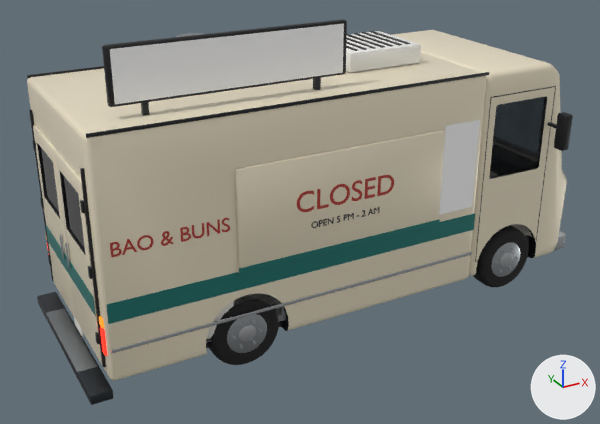
A saved change to the glTF model public/models/food-truck.glb.
Rendered twice from a 50 mm camera at (-4.82, -8.31, 5.31) aimed at (-0.32, -0.14, 1.22). Arrows for +X, +Y and +Z are at lower right; the lights stay in place. The older version comes first. Where no turn or scale is listed for an object, it has been applied to the vertices. Vertices at exactly the same position are counted once.

Objects in the first picture: 'body', 'cab', 'door_left', 'door_right', 'glass_cab_right', 'hatch', 'menu_board', 'rear', 'roof', 'roof_sign', 'wheel_fr', 'wheel_rr' and 2 more.
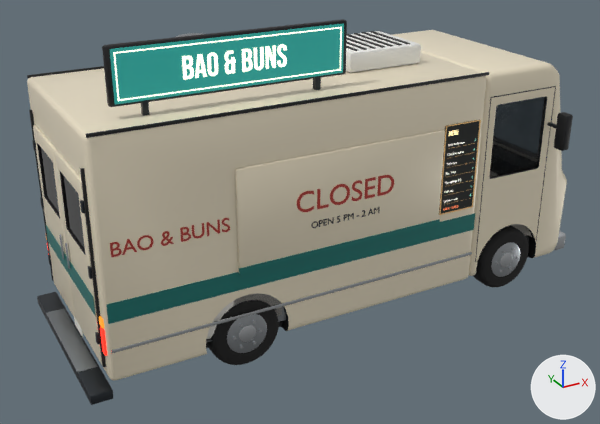
The change in detail:
Material 'sign_ink' (mat_sign_ink) is new.
Its base color is (1.0, 0.905, 0.716) (pale yellow #fff4dc).
Its roughness is 0.45.
Its emission color is (1.0, 0.905, 0.716) (pale yellow #fff4dc).
Its emission strength is 1.2.
Material 'sign_face' (mat_sign_face) is new.
Its base color is (0.0123, 0.195, 0.171) (dark cyan #1d7a73).
Its emission color is (0.0111, 0.175, 0.154) (dark cyan #1b746d).
Its emission strength is 1.0.
Material 'menu_note' (mat_menu_note) is new.
Its base color is (1.0, 0.254, 0.107) (orange #ff8a5c).
Its emission color is (0.85, 0.216, 0.091) (orange #ed8055).
Its emission strength is 1.0.
Material 'menu_title' (mat_menu_title) is new.
Its base color is (1.0, 0.815, 0.434) (beige #ffe9b0).
Its emission color is (1.0, 0.815, 0.434) (beige #ffe9b0).
Its emission strength is 1.0.
Material 'menu_gold' (mat_menu_gold) is new.
Its base color is (0.584, 0.371, 0.144) (orange #c9a46a).
Its metallic is 0.6.
Its roughness is 0.4.
Its emission color is (0.204, 0.13, 0.0504) (brown #7d653f).
Its emission strength is 1.0.
Material 'menu_ink' (mat_menu_ink) is new.
Its base color is (0.905, 0.871, 0.791) (white #f4f0e6).
Its emission color is (0.769, 0.741, 0.673) (light grey #e3dfd6).
Its emission strength is 1.0.
Material 'menu_face' (mat_menu_face) is new.
Its base color is (0.011, 0.0123, 0.0116) (black #1b1d1c).
Its roughness is 0.85.
Its emission color is (0.00329, 0.00369, 0.00348) (black #0b0c0b).
Its emission strength is 1.0.
Material 'menu_price' (mat_menu_price) is new.
Its base color is (0.205, 0.651, 0.527) (cyan #7dd3c0).
Its emission color is (0.174, 0.554, 0.448) (cyan #74c4b3).
Its emission strength is 1.0.
me_menu_board is used by ob_menu_board; location (0.0, 0.0, 0.0).
me_menu_board had 4 vertices, 2 faces and spanned x 0.97..1.47, y -1.206, z 1.32..2.42.
me_menu_board no longer uses material mat_sign (white #ffffff).
me_menu_board now has 3130 vertices, 6004 faces and spans x 0.97..1.47, y -1.218..-1.2, z 1.32..2.42.
me_menu_board part 1: 4 vertices removed from x 0.97..1.47, y -1.206, z 1.32..2.42; 3130 vertices added at x 0.97..1.47, y -1.218..-1.2, z 1.32..2.42.
me_menu_board gains material mat_menu_face (black #1b1d1c).
me_menu_board gains material mat_menu_gold (orange #c9a46a, glowing brown #7d653f).
me_menu_board gains material mat_menu_title (beige #ffe9b0, glowing beige #ffe9b0).
me_menu_board gains material mat_menu_ink (white #f4f0e6, glowing light grey #e3dfd6).
me_menu_board gains material mat_menu_price (cyan #7dd3c0, glowing cyan #74c4b3).
me_menu_board gains material mat_menu_note (orange #ff8a5c, glowing orange #ed8055).
me_roof_sign is used by ob_roof_sign; location (0.0, 0.0, 0.0).
me_roof_sign had 4 vertices, 2 faces and spanned x -2.7..-0.2, y -0.87, z 3.1..3.62.
me_roof_sign no longer uses material mat_sign (white #ffffff).
me_roof_sign now has 962 vertices, 1916 faces and spans x -2.7..-0.2, y -0.88..-0.86, z 3.1..3.62.
me_roof_sign part 2: 930 vertices added at x -2.01..-0.88, y -0.88..-0.87, z 3.25..3.48.
me_roof_sign part 3: 28 vertices added at x -2.7..-0.2, y -0.88..-0.86, z 3.1..3.62.
me_roof_sign gains material mat_sign_face (dark cyan #1d7a73, glowing dark cyan #1b746d).
me_roof_sign gains material mat_sign_ink (pale yellow #fff4dc, glowing pale yellow #fff4dc).

Changed parts and their boxes (x1, y1, x2, y2) in the pictures (600 x 424 px):
'roof_sign', reshaped, recoloured (white to dark cyan): before (110, 24, 344, 104); after (110, 23, 344, 105)
'menu_board', reshaped, recoloured (white to black): before (439, 120, 480, 215); after (439, 119, 481, 215)
part 2 of me_roof_sign, added (pale yellow): after (182, 44, 287, 80)
part 3 of me_roof_sign, added: after (110, 23, 344, 103)
